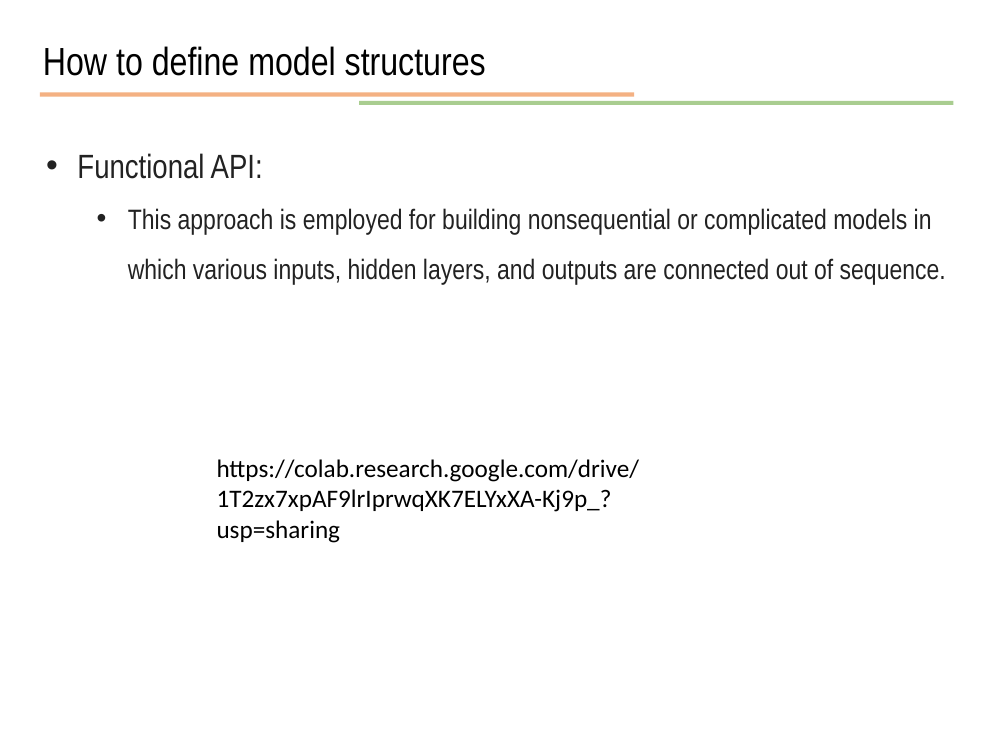
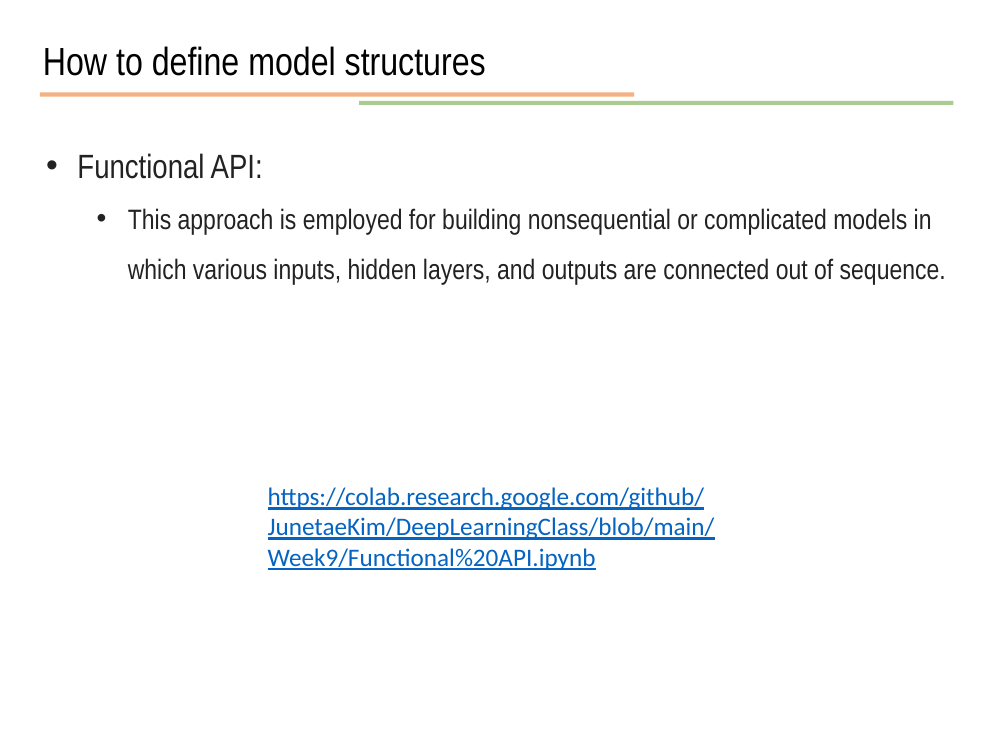
Before and after one commit to JunetaeKim/DeepLearningClass, a slide deck: slide 29 of Week9/week9 Introduction to tensorflow.pptx. Drawn at 1008x756 pixels with LibreOffice and Linux fonts; fonts in the diff are those of the drawing. Boxes give left, top, right and bottom in pixels: in the first picture for what was removed or moved away, otherwise in the second. Text is boxed around its words. In the diff, an @@ line names an element or a change of style, - is before the commit and + after.

```diff
--- a/Week9/week9 Introduction to tensorflow.pptx
+++ b/Week9/week9 Introduction to tensorflow.pptx
@@ text at (268, 487, 715, 570): text changed; text colour #000000 to #0563C1 @@
-https://colab.research.google.com/drive/1T2zx7xpAF9lrIprwqXK7ELYxXA-Kj9p_?usp=sharing
+https://colab.research.google.com/github/JunetaeKim/DeepLearningClass/blob/main/Week9/Functional%20API.ipynb
```
Also in this commit, not shown: 2 other slides changed, 12 slides added, 1 other file.
